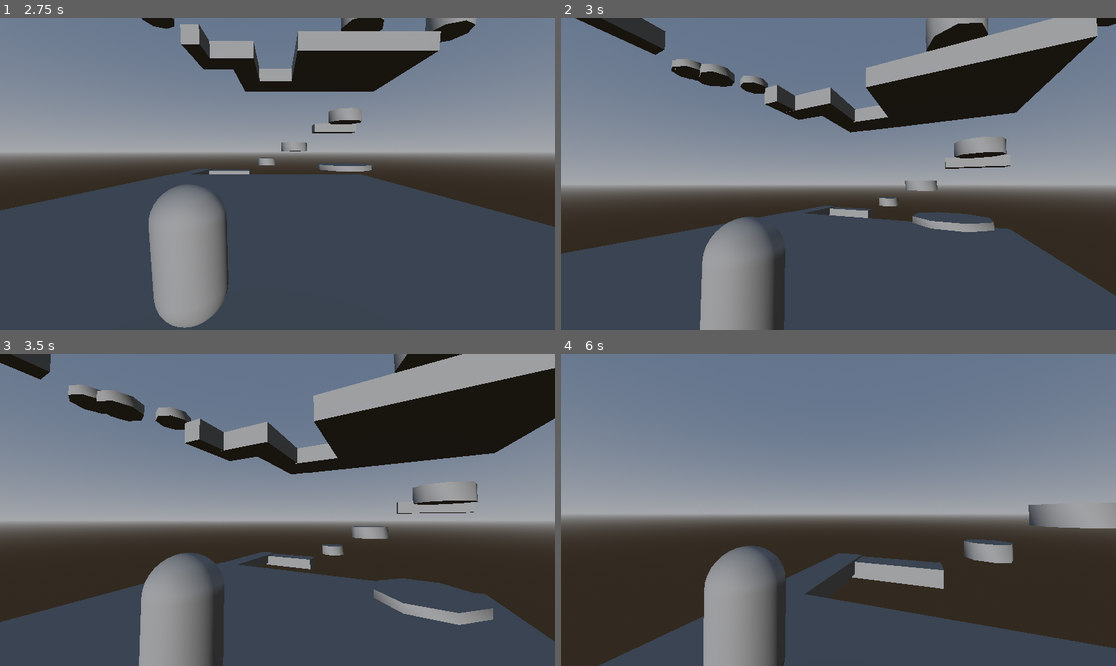
Above: before the commit, frames 1-4 (two rows, left to right).
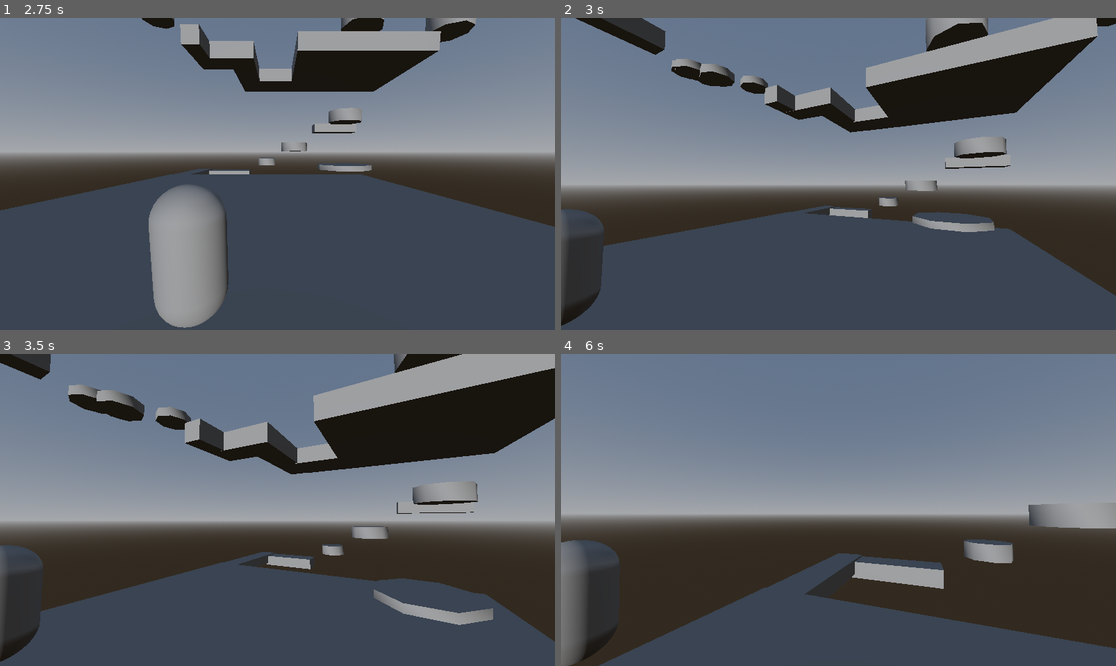
Above: after the commit, the same moments.

Repository: dbpkc15/CapstoneProject
Game: Godot game, scene res://main_menu.tscn
Same seed, same stepped clock (60 frames per second), same inputs: the game is played once before the commit and once after it.
Inputs (mouse positions are in pixels of both pictures, inside the frame that each line leads up to):
- Up to frame 1 (2.75 s): click "Start Game" at 0.5 s; click "Start Game" at 1.25 s; click "Level 1" at 2 s
- Up to frame 2 (3 s): tap Enter (ui_accept) at 2.75 s; move the mouse to (866, 174) at 2.77 s; hold Up (ui_up) from 2.78 s (still down)
- Up to frame 3 (3.5 s): keep holding Up (ui_up); tap Enter (ui_accept) at 3.02 s
- Up to frame 4 (6 s): keep holding Up (ui_up); move the mouse to (810, 510) at 3.52 s; tap Enter (ui_accept) at 3.77, 5.27 s; move the mouse to (849, 503) at 4.27 s; move the mouse to (832, 516) at 5.02 s; move the mouse to (877, 513) at 5.77 s

Frame 1 is identical in both runs. In frame 2, 6.4% of the frame differs, in the area x 0-41%, y 61-100%; in frame 3, 6.0%; in frame 4, 7.2%, in the area x 0-41%, y 59-100%.

Commit message:
respawn and tried to fix camera

Diff:
--- a/capstone-project/character_body_3d.gd
+++ b/capstone-project/character_body_3d.gd
@@ -6,25 +6,31 @@
 const MOUSE_SENSITIVITY = 0.003
 
 var jump_count = 0
+var spawn_position: Vector3
 
-@onready var camera = $Camera3D
+@onready var pivot = $CameraPivot
+@onready var camera = $CameraPivot/Camera3D
 
 var camera_x_rotation = 0.0
 
-func _ready():
-	Input.set_mouse_mode(Input.MOUSE_MODE_CAPTURED)
+
+func _ready() -> void:
+	spawn_position = global_position
+
 
 func _input(event):
-	# Mouse look
 	if event is InputEventMouseMotion:
-		rotate_y(-event.relative.x * MOUSE_SENSITIVITY)
-		camera_x_rotation += (-event.relative.y * MOUSE_SENSITIVITY)
-		camera_x_rotation = clamp(camera_x_rotation, -0.5, 0.5)
+		# Rotate around player (360°)
+		pivot.rotate_y(-event.relative.x * MOUSE_SENSITIVITY)
+
+		# Look up/down
+		camera_x_rotation += -event.relative.y * MOUSE_SENSITIVITY
+		camera_x_rotation = clamp(camera_x_rotation, -1.0, 0.5)
 		camera.rotation.x = camera_x_rotation
 
-	# Release mouse with Escape
 	if event.is_action_pressed("ui_cancel"):
 		Input.set_mouse_mode(Input.MOUSE_MODE_VISIBLE)
+
 
 func _physics_process(delta: float) -> void:
 
@@ -33,14 +39,15 @@
 	else:
 		jump_count = 0
 
-
 	if Input.is_action_just_pressed("ui_accept") and jump_count < MAX_JUMPS:
 		velocity.y = JUMP_VELOCITY
 		jump_count += 1
 
+	var input_dir := Input.get_vector("ui_left", "ui_right", "ui_up", "ui_down")
 
-	var input_dir := Input.get_vector("ui_left", "ui_right", "ui_up", "ui_down")
-	var direction := (transform.basis * Vector3(input_dir.x, 0, input_dir.y)).normalized()
+	# ✅ CAMERA-RELATIVE MOVEMENT (fixed type issue)
+	var direction: Vector3 = (pivot.global_transform.basis * Vector3(input_dir.x, 0, input_dir.y)).normalized()
+	direction.y = 0
 
 	if direction:
 		velocity.x = direction.x * SPEED
@@ -50,3 +57,8 @@
 		velocity.z = move_toward(velocity.z, 0, SPEED)
 
 	move_and_slide()
+
+
+func respawn():
+	velocity = Vector3.ZERO
+	global_position = spawn_position
--- a/capstone-project/main.tscn
+++ b/capstone-project/main.tscn
@@ -14,6 +14,22 @@
 [sub_resource type="CapsuleMesh" id="CapsuleMesh_lquwl"]
 
 [sub_resource type="CapsuleShape3D" id="CapsuleShape3D_7mycd"]
+
+[sub_resource type="GDScript" id="GDScript_ig7tw"]
+script/source = "extends Area3D
+
+func _ready() -> void:
+	body_entered.connect(_on_body_entered)
+
+func _on_body_entered(body):
+	if body.name == \"Player\":
+		body.respawn()
+
+func _process(delta: float) -> void:
+	pass
+"
+
+[sub_resource type="SphereShape3D" id="SphereShape3D_0xm2m"]
 
 [node name="Node3D" type="Node3D" unique_id=1232121490]
 
@@ -161,16 +177,26 @@
 radius = 1.279
 height = 1.529
 
-[node name="CharacterBody3D" type="CharacterBody3D" parent="." unique_id=1109487135]
+[node name="Player" type="CharacterBody3D" parent="." unique_id=1109487135]
 script = ExtResource("1_ig7tw")
 
-[node name="MeshInstance3D" type="MeshInstance3D" parent="CharacterBody3D" unique_id=1038188695]
+[node name="MeshInstance3D" type="MeshInstance3D" parent="Player" unique_id=1038188695]
 transform = Transform3D(1, 0, 0, 0, 1, 0, 0, 0, 1, 0, 1.2666252, 8.290501)
 mesh = SubResource("CapsuleMesh_lquwl")
 
-[node name="CollisionShape3D" type="CollisionShape3D" parent="CharacterBody3D" unique_id=675840054]
+[node name="CollisionShape3D" type="CollisionShape3D" parent="Player" unique_id=675840054]
 transform = Transform3D(1, 0, 0, 0, 1, 0, 0, 0, 1, 0, 1.3498445, 8.503316)
 shape = SubResource("CapsuleShape3D_7mycd")
 
-[node name="Camera3D" type="Camera3D" parent="CharacterBody3D" unique_id=955907653]
+[node name="CameraPivot" type="Node3D" parent="Player" unique_id=1867486244]
+
+[node name="Camera3D" type="Camera3D" parent="Player/CameraPivot" unique_id=955907653]
 transform = Transform3D(1, 0, 0, 0, 0.99405444, 0.10888422, 0, -0.10888422, 0.99405444, 1.233777, 2.7110486, 11.079375)
+
+[node name="Area3D" type="Area3D" parent="." unique_id=605828781]
+transform = Transform3D(8, 0, 0, 0, 8, 0, 0, 0, 8, 2.4972286, -44.160027, -15.297745)
+script = SubResource("GDScript_ig7tw")
+
+[node name="CollisionShape3D" type="CollisionShape3D" parent="Area3D" unique_id=443750199]
+transform = Transform3D(8, 0, 0, 0, 8, 0, 0, 0, 8, 0, 0.018976688, 0)
+shape = SubResource("SphereShape3D_0xm2m")
